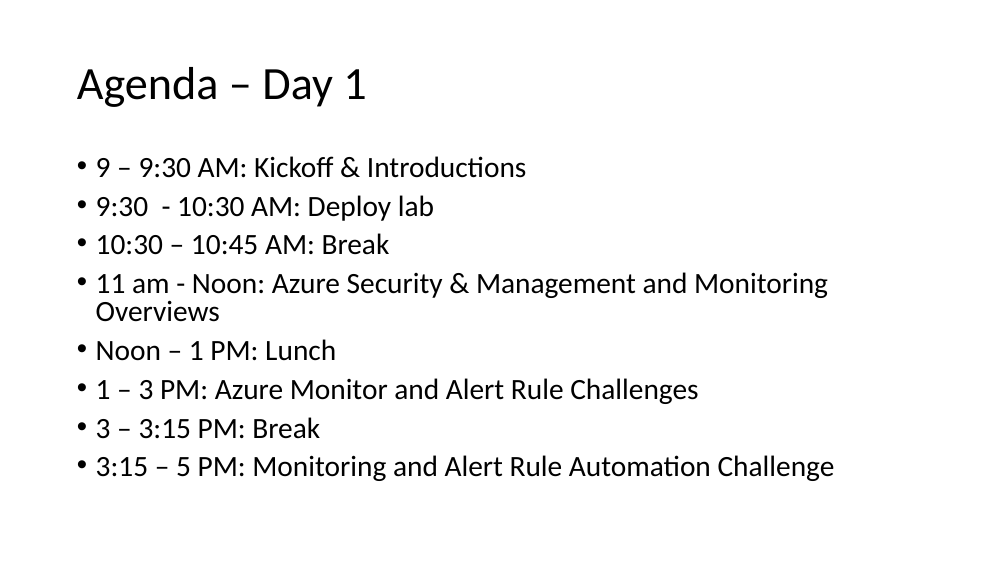
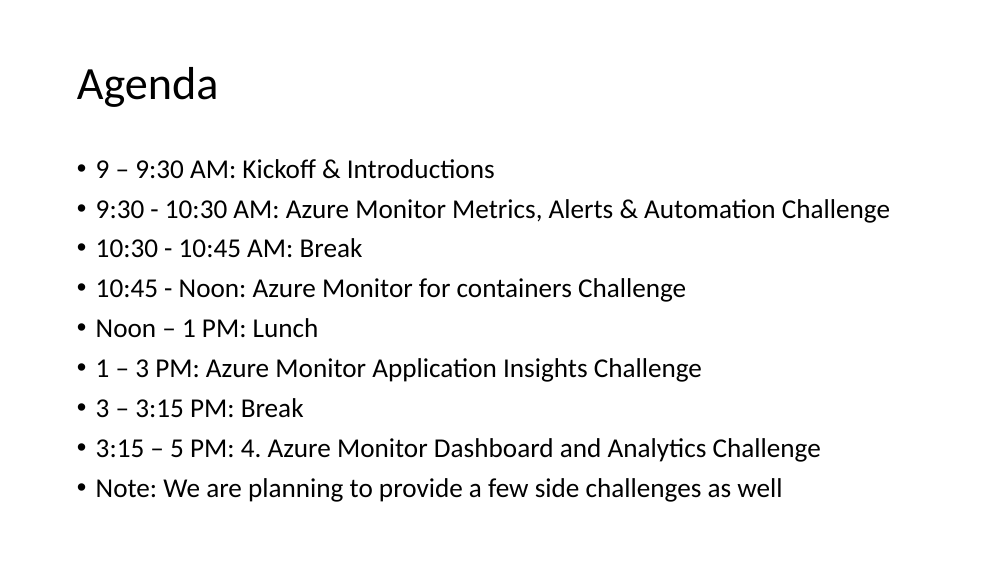
Before and after one commit to rkuehfus/pre-ready-2019-H1, a slide deck: slide 2 of Student/Guides/Challenges.pptx. Drawn at 1008x567 pixels with LibreOffice and Linux fonts; fonts in the diff are those of the drawing. Boxes give left, top, right and bottom in pixels: in the first picture for what was removed or moved away, otherwise in the second. Text is boxed around its words. In the diff, an @@ line names an element or a change of style, - is before the commit and + after.

```diff
--- a/Student/Guides/Challenges.pptx
+++ b/Student/Guides/Challenges.pptx
@@ title at <box>77,67,219,107</box>: text changed @@
-Agenda – Day 1
+Agenda
@@ text at <box>96,159,495,418</box>: size 28 to 25.9 pt in "9 – 9:30 AM: Kickoff & Introductions", "Noon – 1 PM: Lunch", "3 – 3:15 PM: Break"; line spacing 0.8 to 0.9 @@
@@ text at <box>96,199,890,302</box>: text changed; size 28 to 25.9 pt @@
-• 9:30 - 10:30 AM: Deploy lab
-• 10:30 – 10:45 AM: Break
-• 11 am - Noon: Azure Security & Management and Monitoring Overviews
+• 9:30 - 10:30 AM: Azure Monitor Metrics, Alerts & Automation Challenge
+• 10:30 - 10:45 AM: Break
+• 10:45 - Noon: Azure Monitor for containers Challenge
@@ text at <box>96,358,702,382</box>: text changed; size 28 to 25.9 pt @@
-• 1 – 3 PM: Azure Monitor and Alert Rule Challenges
+• 1 – 3 PM: Azure Monitor Application Insights Challenge
@@ text at <box>96,438,821,502</box>: text changed; size 28 to 25.9 pt @@
-• 3:15 – 5 PM: Monitoring and Alert Rule Automation Challenge
+• 3:15 – 5 PM: 4. Azure Monitor Dashboard and Analytics Challenge
+• Note: We are planning to provide a few side challenges as well
```
Also in this commit, not shown: 5 other slides changed, 2 slides removed.
